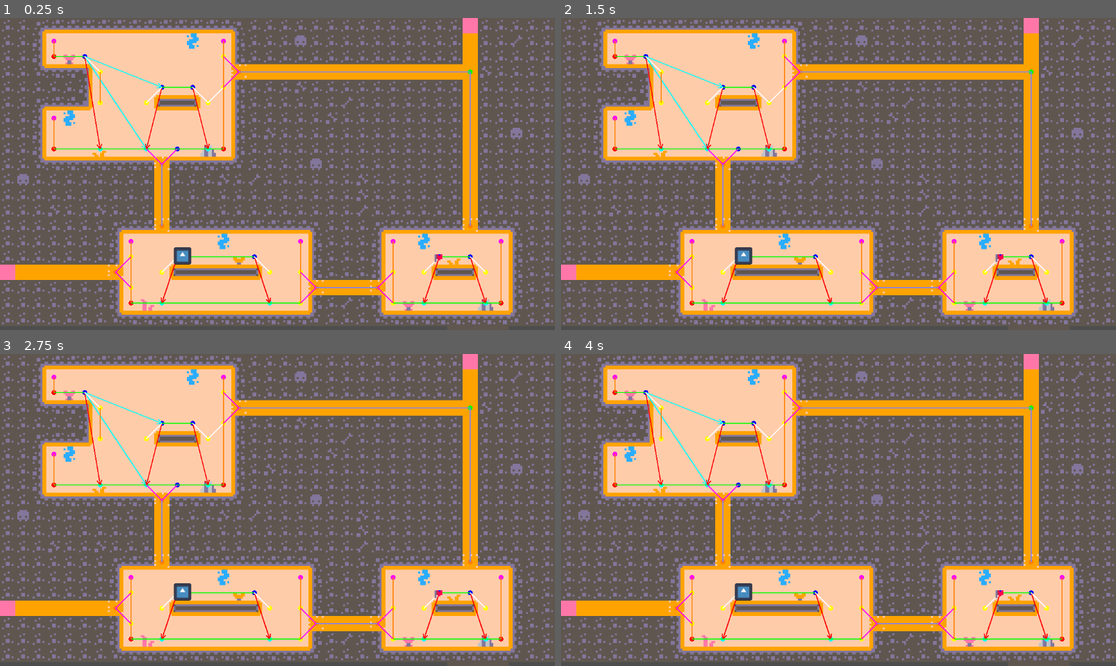
Above: before the commit, frames 1-4 (two rows, left to right).
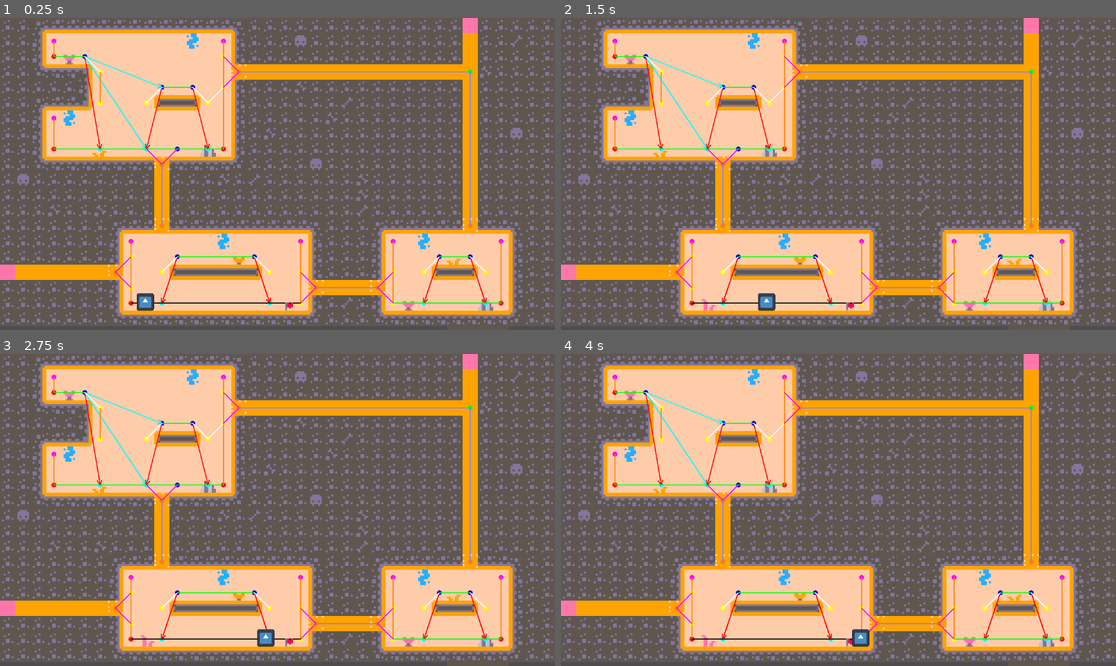
Above: after the commit, the same moments.

Repository: marolmmar1/TFG
Game: Godot game, scene res://Zones/Zone2.tscn
The game is run twice, just before and just after one commit, with the same random seed, the same clock (stepped at 60 frames per second) and the same inputs. This scene is started directly instead of the project's main scene. The engine's default icon, where the game draws it, is replaced by a stand-in: a white triangle on a blue panel in a dark square.
Inputs:
- Up to frame 1 (0.25 s): no input
- Up to frame 2 (1.5 s): no input
- Up to frame 3 (2.75 s): no input
- Up to frame 4 (4 s): no input

The runs differ from the first frame. In frame 1, 0.5% of the frame differs, in the area x 23-80%, y 73-94%; in frame 2, 0.5%; in frame 3, 0.5%; in frame 4, 0.5%.
Error after the commit: Invalid access of index '1' on a base object of type: 'Array'. (res://Creatures/ground_creature_ai.gd:159)

Commit message:
created two new zones

Diff:
--- a/Develop/Bioma.tscn
+++ b/Develop/Bioma.tscn
@@ -361,7 +361,6 @@
 script = ExtResource("8_cu1ky")
 target = NodePath("../../DebugTarget")
 astar_node = NodePath("../../AStar")
-tile_size = null
 
 [node name="AITimer" type="Timer" parent="Creature"]
 one_shot = true
--- a/Zones/Zone1.tscn
+++ b/Zones/Zone1.tscn
@@ -320,7 +320,7 @@
 texture = ExtResource("6_4dqa8")
 
 [node name="Creature" type="CharacterBody2D" parent="." node_paths=PackedStringArray("astar")]
-position = Vector2(58, 586)
+position = Vector2(752, 261)
 script = ExtResource("7_xviuh")
 astar = NodePath("../AStar")
 
@@ -361,7 +361,6 @@
 script = ExtResource("15_oo231")
 target = NodePath("../../DebugTarget")
 astar_node = NodePath("../../AStar")
-tile_size = null
 
 [node name="AITimer" type="Timer" parent="Creature"]
 one_shot = true
--- a/Zones/Zone2.tscn
+++ b/Zones/Zone2.tscn
@@ -311,7 +311,7 @@
 script = ExtResource("5_af6qd")
 
 [node name="DebugTarget" type="Node2D" parent="."]
-position = Vector2(910, 491)
+position = Vector2(600, 591)
 
 [node name="Sprite2D" type="Sprite2D" parent="DebugTarget"]
 texture_filter = 1
@@ -320,7 +320,7 @@
 texture = ExtResource("6_1ylac")
 
 [node name="Creature" type="CharacterBody2D" parent="." node_paths=PackedStringArray("astar")]
-position = Vector2(379, 491)
+position = Vector2(290, 585)
 script = ExtResource("7_320c7")
 astar = NodePath("../AStar")
 
@@ -361,7 +361,6 @@
 script = ExtResource("15_abrwi")
 target = NodePath("../../DebugTarget")
 astar_node = NodePath("../../AStar")
-tile_size = null
 
 [node name="AITimer" type="Timer" parent="Creature"]
 one_shot = true
